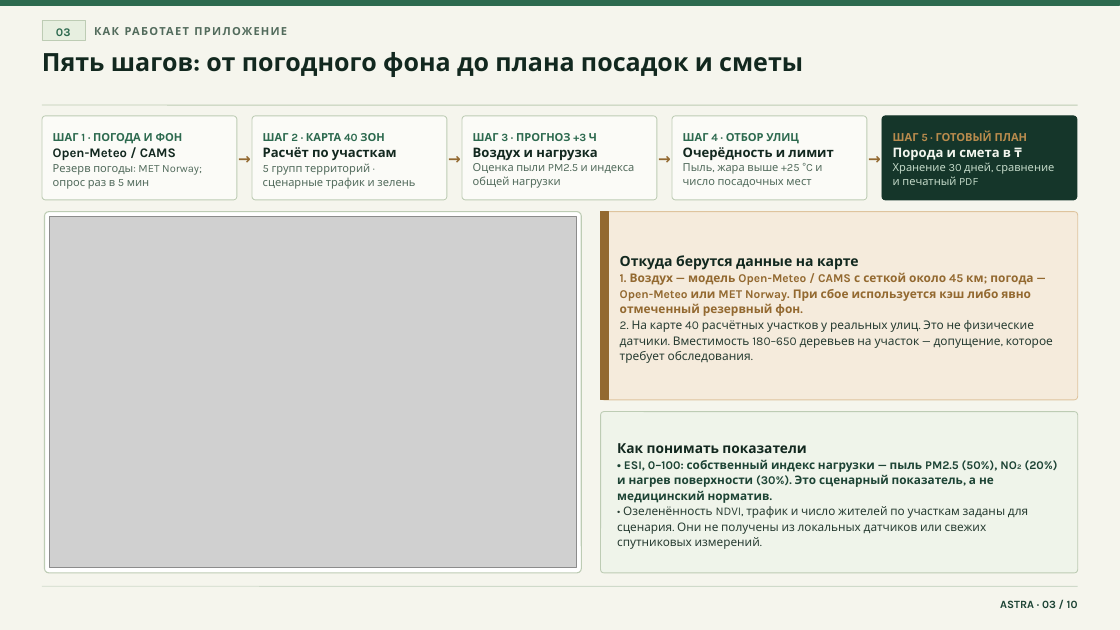
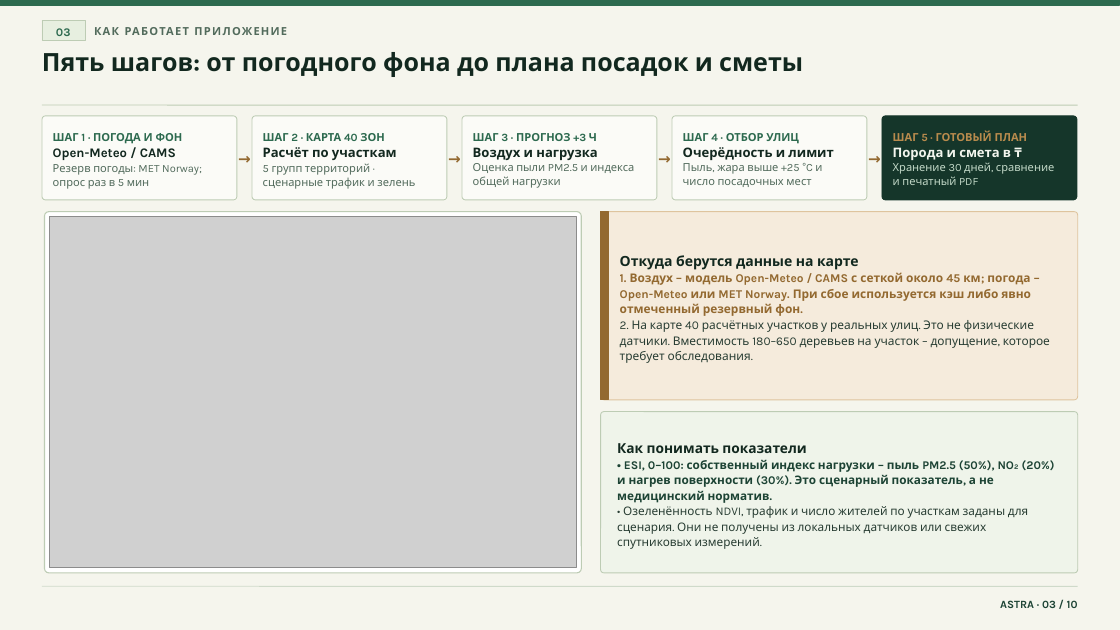
Before and after one commit to GL1NoMe5/A.S.T.R.A, a slide deck: slide 3 of docs/presentation/v2/ASTRA_GreenHack_v2.pptx. Drawn at 1120x630 pixels with LibreOffice and Linux fonts; fonts in the diff are those of the drawing; grey boxes stand for pictures. Boxes give left, top, right and bottom in pixels: in the first picture for what was removed or moved away, otherwise in the second. Text is boxed around its words. In the diff, an @@ line names an element or a change of style, - is before the commit and + after.

```diff
--- a/docs/presentation/v2/ASTRA_GreenHack_v2.pptx
+++ b/docs/presentation/v2/ASTRA_GreenHack_v2.pptx
@@ text at (620,272,1050,363): text changed @@
-1. Воздух — модель Open-Meteo / CAMS с сеткой около 45 км; погода — Open-Meteo или MET Norway. При сбое используется кэш либо явно отмеченный резервный фон.
-2. На карте 40 расчётных участков у реальных улиц. Это не физические датчики. Вместимость 180–650 деревьев на участок — допущение, которое требует обследования.
+1. Воздух – модель Open-Meteo / CAMS с сеткой около 45 км; погода – Open-Meteo или MET Norway. При сбое используется кэш либо явно отмеченный резервный фон.
+2. На карте 40 расчётных участков у реальных улиц. Это не физические датчики. Вместимость 180–650 деревьев на участок – допущение, которое требует обследования.
@@ text at (617,459,1055,503): text changed @@
-• ESI, 0–100: собственный индекс нагрузки — пыль PM2.5 (50%), NO₂ (20%) и нагрев поверхности (30%). Это сценарный показатель, а не медицинский норматив.
+• ESI, 0–100: собственный индекс нагрузки – пыль PM2.5 (50%), NO₂ (20%) и нагрев поверхности (30%). Это сценарный показатель, а не медицинский норматив.
```
Also in this commit, not shown: 7 other slides changed, 5 other files.
